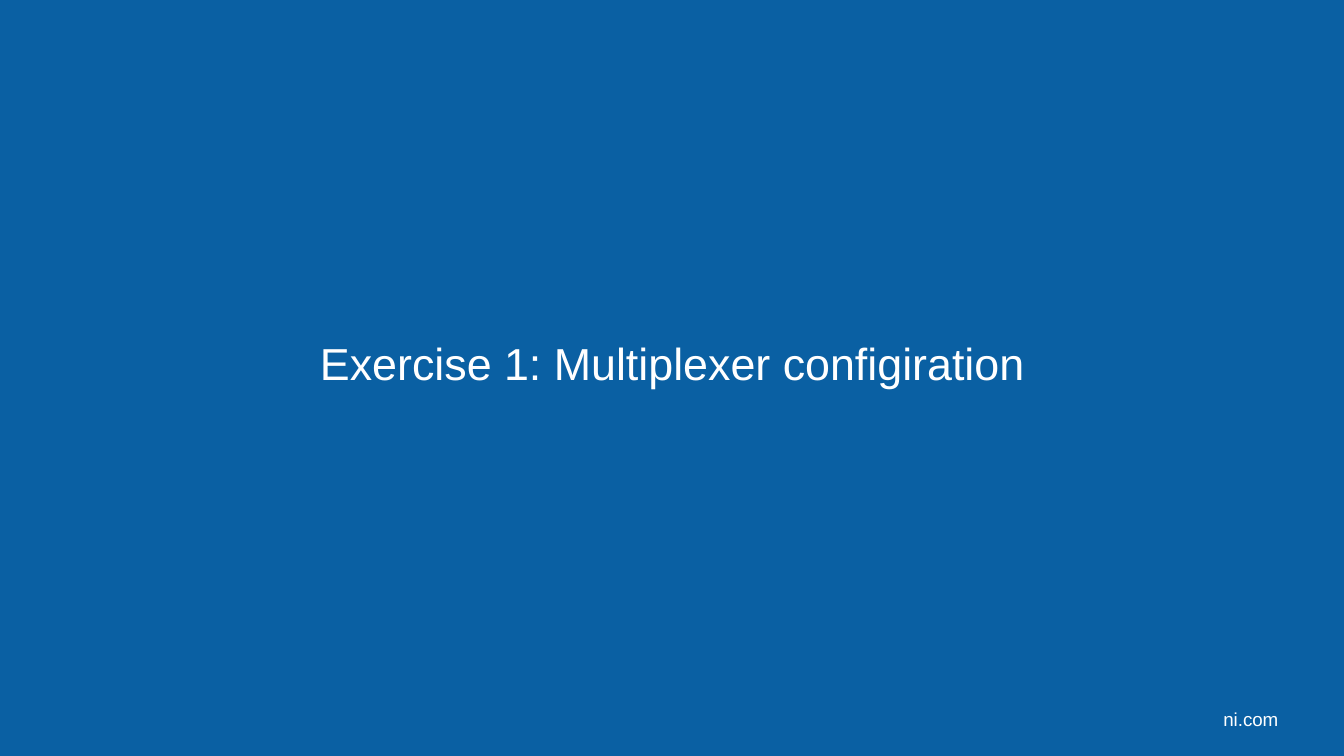
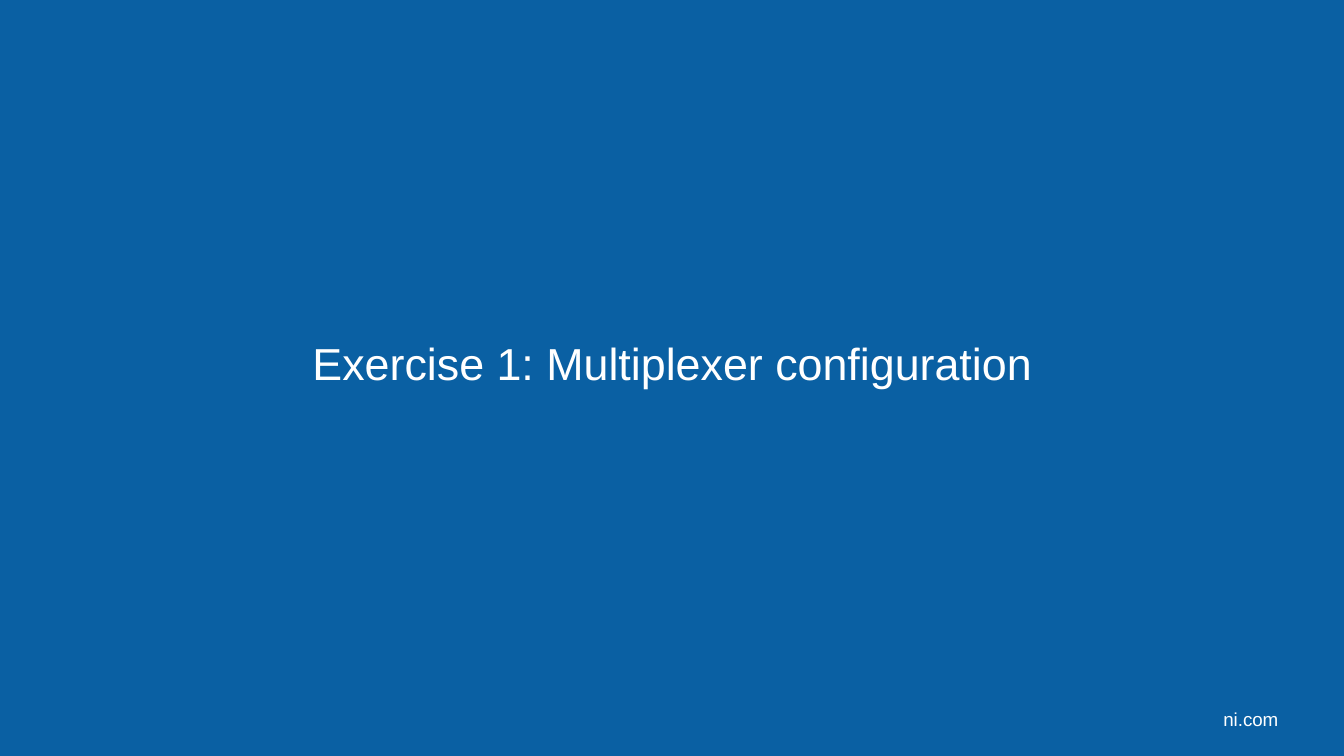
Before and after one commit to LabVIEW-DCAF/Documentation, a slide deck: slide 12 of Trunk/Getting Started Material/DCAF Training/7 Dynamic Modules.pptx. Drawn at 1344x756 pixels with LibreOffice and Linux fonts; fonts in the diff are those of the drawing; background and template pictures are left out. Boxes give left, top, right and bottom in pixels: in the first picture for what was removed or moved away, otherwise in the second. Text is boxed around its words. In the diff, an @@ line names an element or a change of style, - is before the commit and + after.

Commit message:
Added Hands On 3 outline. and upated slides to map to the outline. Added Excercise 2 on Hands On 2. Minor Spelling Fixes.

```diff
--- a/Trunk/Getting Started Material/DCAF Training/7 Dynamic Modules.pptx
+++ b/Trunk/Getting Started Material/DCAF Training/7 Dynamic Modules.pptx
@@ text at (x1=312, y1=347, x2=1031, y2=389): text changed @@
-Exercise 1: Multiplexer configiration
+Exercise 1: Multiplexer configuration
```
Also in this commit, not shown: 1 other slide changed, 9 other files.
